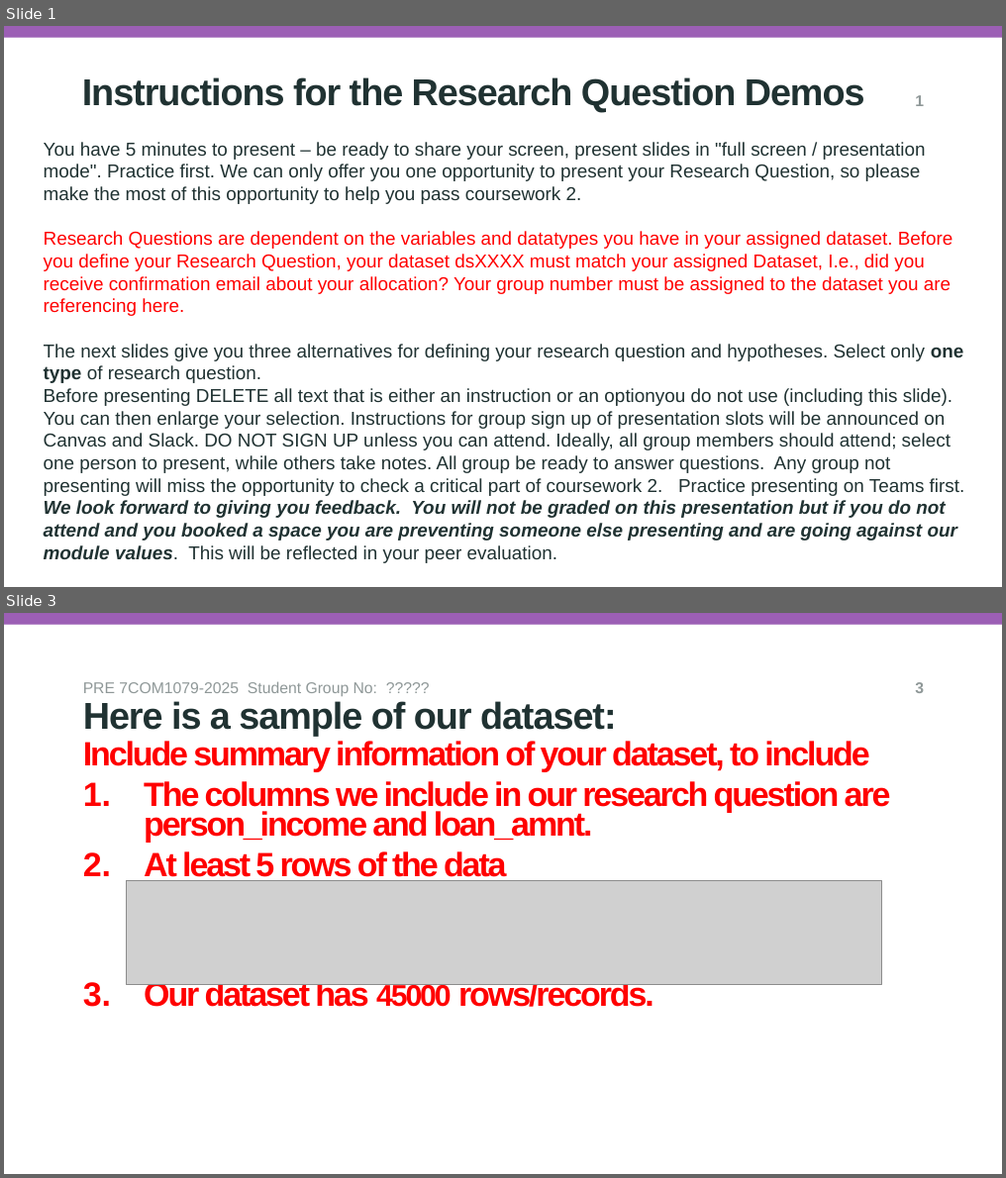
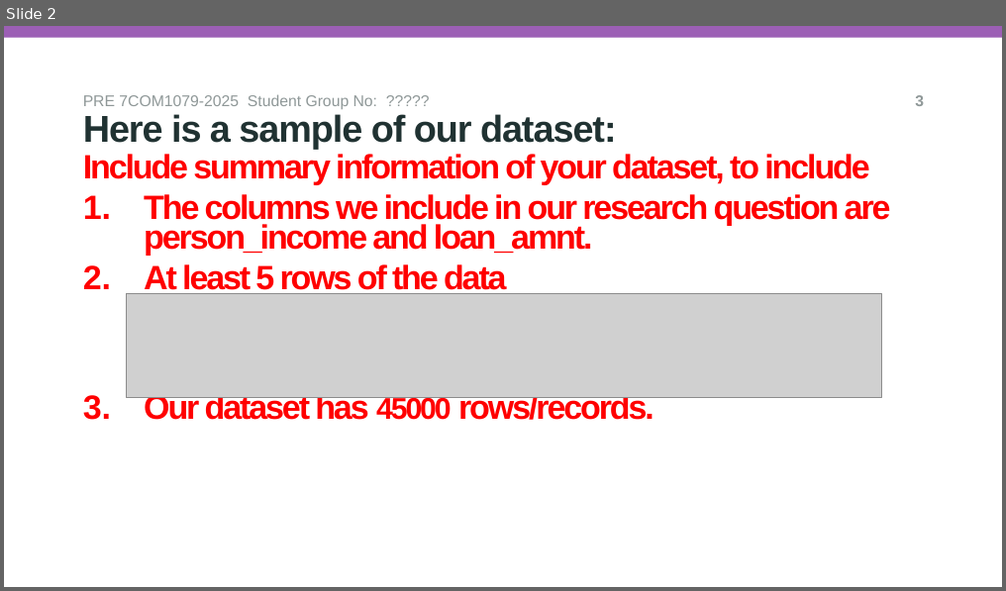
Before and after one commit to Killmonger501/GroupA5-LoanData-, a slide deck: reseach_question_presentation_template.pptx. Shown one above the other, each under a label of ours: slides 1 and 3 before the commit, slide 2 after it; the slides between them are not shown. The pictures are 1006x1178 and 1006x591 pixels, drawn with LibreOffice and Linux fonts; fonts in the diff are those of the drawing; grey boxes stand for pictures; background and template pictures are left out. Boxes give left, top, right and bottom in pixels: in the first picture for what was removed or moved away, otherwise in the second. Text is boxed around its words. In the diff, an @@ line names an element or a change of style, - is before the commit and + after.

```diff
--- a/reseach_question_presentation_template.pptx
+++ b/reseach_question_presentation_template.pptx
@@ slide 1 removed at [4,26,1002,587], background #FFFFFF; not listed: 1 template element that a slide beside it also shows @@
@@ subtitle removed at [82,77,865,112] @@
-Instructions for the Research Question Demos
@@ page number removed at [915,95,924,106] @@
-1
@@ text removed at [44,142,965,564] @@
-You have 5 minutes to present – be ready to share your screen, present slides in "full screen / presentation mode". Practice first. We can only offer you one opportunity to present your Research Question, so please make the most of this opportunity to help you pass coursework 2.
-Research Questions are dependent on the variables and datatypes you have in your assigned dataset. Before you define your Research Question, your dataset dsXXXX must match your assigned Dataset, I.e., did you receive confirmation email about your allocation? Your group number must be assigned to the dataset you are referencing here.
-The next slides give you three alternatives for defining your research question and hypotheses. Select only one type of research question.
-Before presenting DELETE all text that is either an instruction or an optionyou do not use (including this slide). You can then enlarge your selection. Instructions for group sign up of presentation slots will be announced on Canvas and Slack. DO NOT SIGN UP unless you can attend. Ideally, all group members should attend; select one person to present, while others take notes. All group be ready to answer questions. Any group not presenting will miss the opportunity to check a critical part of coursework 2. Practice presenting on Teams first.
-We look forward to giving you feedback. You will not be graded on this presentation but if you do not attend and you booked a space you are preventing someone else presenting and are going against our module values. This will be reflected in your peer evaluation.
@@ what was slide 3 is now slide 2 @@
```
Also in this commit, not shown: 3 slides changed, 1 other file.
